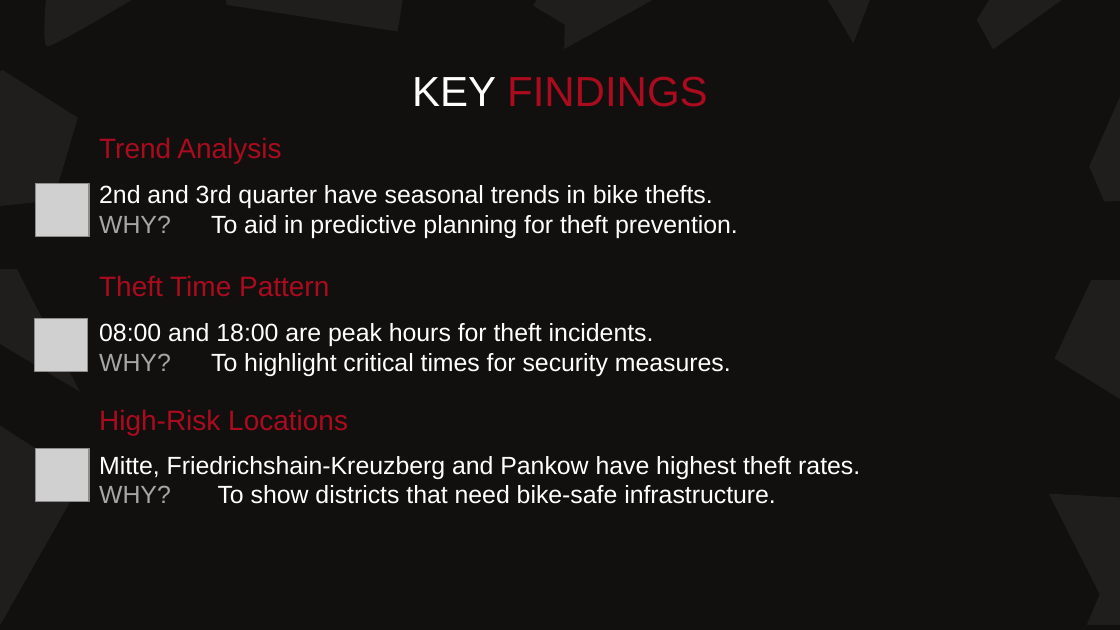
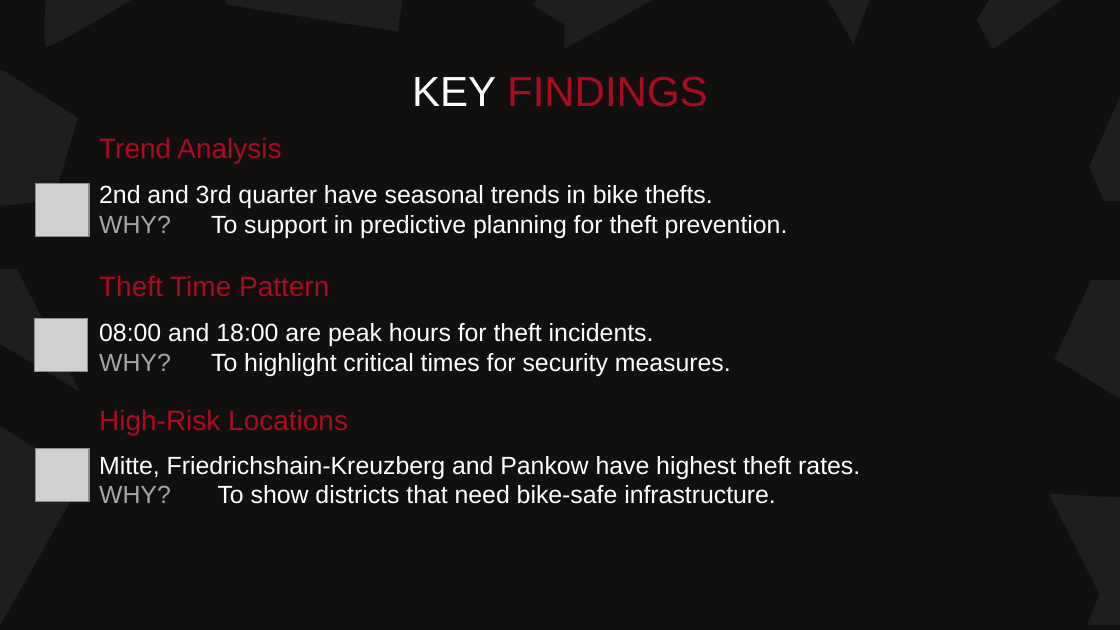
Before and after one commit to CemAku/Berlin_bike_theft, a slide deck: slide 11 of presentation/Bike Thefts in Berlin.pptx (slide 10 before the commit). Drawn at 1120x630 pixels with LibreOffice and Linux fonts; fonts in the diff are those of the drawing; grey boxes stand for pictures. Boxes give left, top, right and bottom in pixels: in the first picture for what was removed or moved away, otherwise in the second. Text is boxed around its words. In the diff, an @@ line names an element or a change of style, - is before the commit and + after.

```diff
--- a/presentation/Bike Thefts in Berlin.pptx
+++ b/presentation/Bike Thefts in Berlin.pptx
@@ text at [99, 215, 788, 238]: text changed @@
-WHY? To aid in predictive planning for theft prevention.
+WHY? To support in predictive planning for theft prevention.
```
Also in this commit, not shown: 1 other slide changed, 1 slide added.
